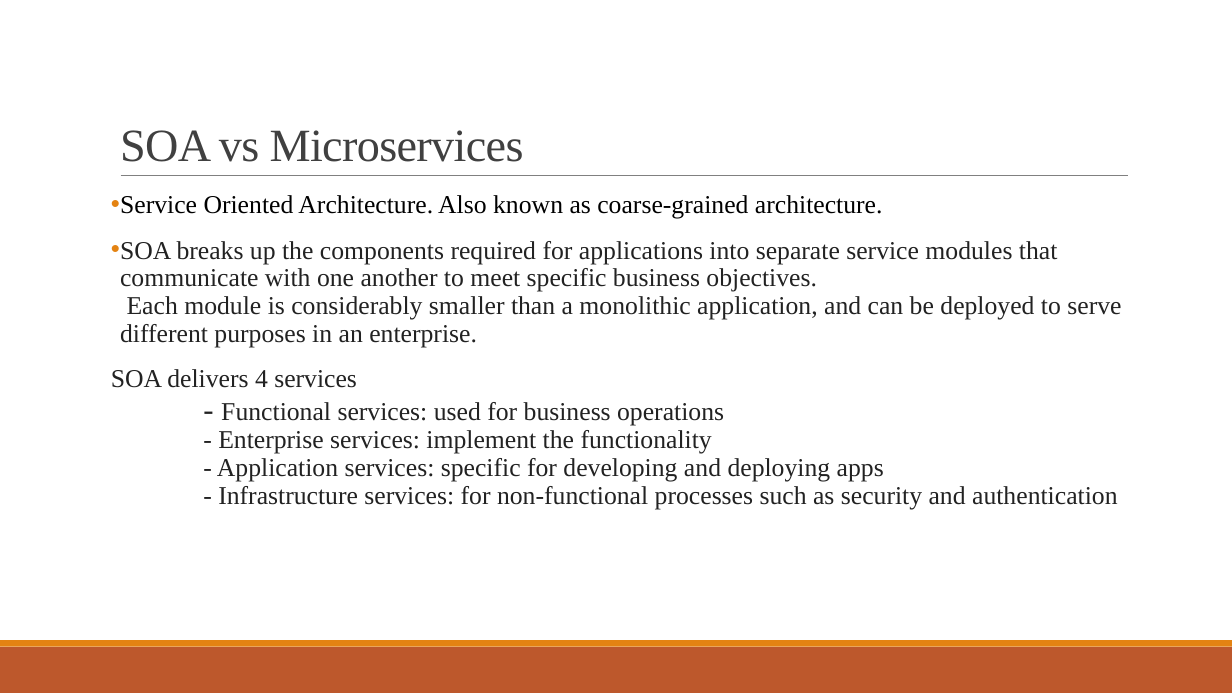
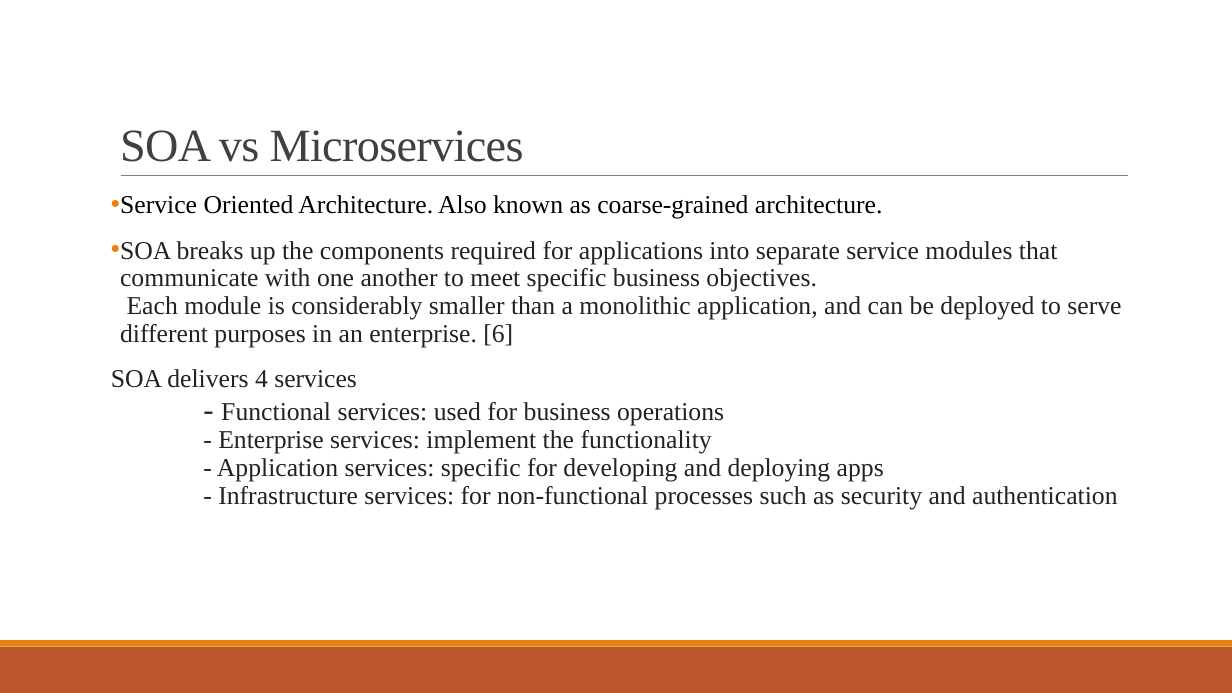
Before and after one commit to Ravishka123/Lectures_And_Talks, a slide deck: slide 8 of An Introduction to Microservices/An Introduction to Microservices.pptx. Drawn at 1232x693 pixels with LibreOffice and Linux fonts; fonts in the diff are those of the drawing. Boxes give left, top, right and bottom in pixels: in the first picture for what was removed or moved away, otherwise in the second. Text is boxed around its words. In the diff, an @@ line names an element or a change of style, - is before the commit and + after.

```diff
--- a/An Introduction to Microservices/An Introduction to Microservices.pptx
+++ b/An Introduction to Microservices/An Introduction to Microservices.pptx
@@ text at (120,241,1121,347): text changed @@
-• SOA breaks up the components required for applications into separate service modules that communicate with one another to meet specific business objectives.
-  Each module is considerably smaller than a monolithic application, and can be deployed to serve different purposes in an enterprise.
+• SOA breaks up the components required for applications into separate service modules that communicate with one another to meet specific business objectives.
+  Each module is considerably smaller than a monolithic application, and can be deployed to serve different purposes in an enterprise. [6]
```
Also in this commit, not shown: 3 other slides changed, 1 other file.
